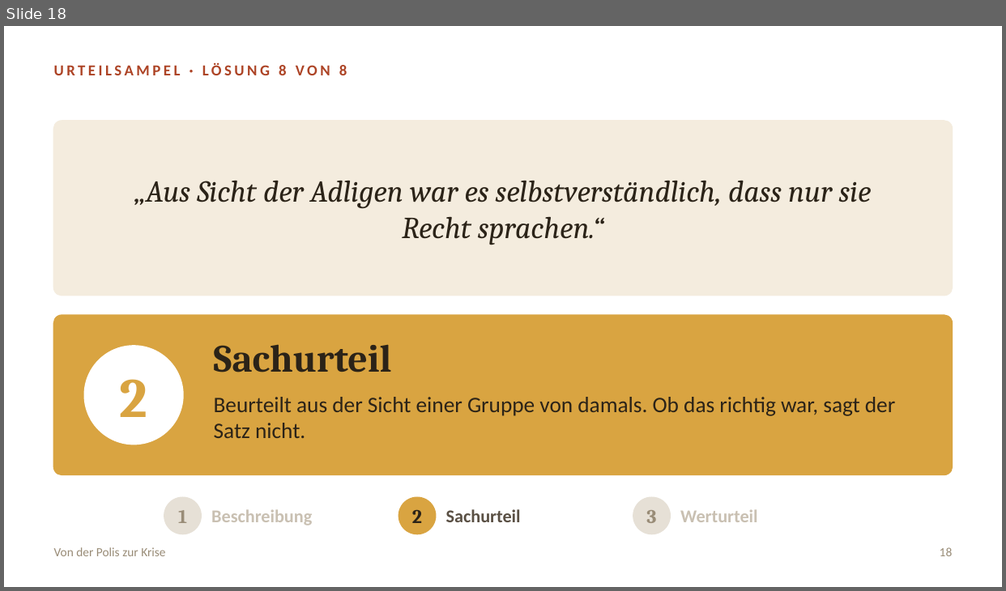
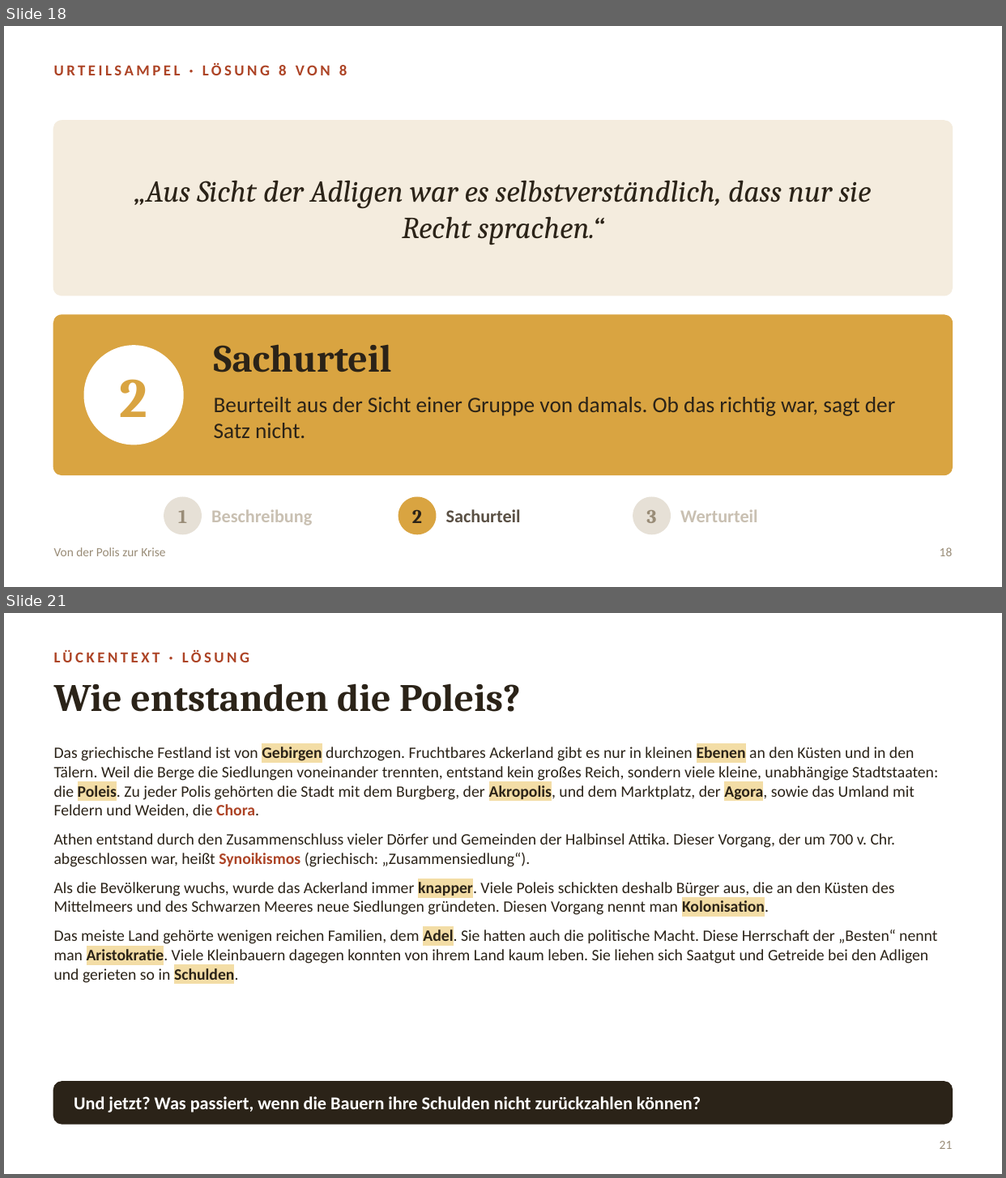
Before and after one commit to golzkonstantin-gif/Schule, a slide deck: Geschichte_11/Doppelstunde_Solon/Folien_Doppelstunde_Drakon_Solon.pptx. Shown one above the other, each under a label of ours: slide 18 before the commit, slides 18 and 21 after it; the slides between them are not shown. The pictures are 1006x591 and 1006x1178 pixels, drawn with LibreOffice and Linux fonts; fonts in the diff are those of the drawing. Boxes give left, top, right and bottom in pixels: in the first picture for what was removed or moved away, otherwise in the second. Text is boxed around its words. In the diff, an @@ line names an element or a change of style, - is before the commit and + after.

```diff
--- a/Geschichte_11/Doppelstunde_Solon/Folien_Doppelstunde_Drakon_Solon.pptx
+++ b/Geschichte_11/Doppelstunde_Solon/Folien_Doppelstunde_Drakon_Solon.pptx
@@ slide 21 added at box(4, 613, 1002, 1174), background #FFFFFF @@
@@ text added at box(54, 650, 249, 662), 11 pt, text #AD4426, bold @@
+LÜCKENTEXT · LÖSUNG
@@ text added at box(54, 683, 521, 712), 28 pt, text #2B2318, bold @@
+Wie entstanden die Poleis?
@@ text added at box(54, 747, 938, 984), 11.5 pt, text #2B2318 @@
+Das griechische Festland ist von Gebirgen durchzogen. Fruchtbares Ackerland gibt es nur in kleinen Ebenen an den Küsten und in den Tälern. Weil die Berge die Siedlungen voneinander trennten, entstand kein großes Reich, sondern viele kleine, unabhängige Stadtstaaten: die Poleis. Zu jeder Polis gehörten die Stadt mit dem Burgberg, der Akropolis, und dem Marktplatz, der Agora, sowie das Umland mit Feldern und Weiden, die Chora.
+Athen entstand durch den Zusammenschluss vieler Dörfer und Gemeinden der Halbinsel Attika. Dieser Vorgang, der um 700 v. Chr. abgeschlossen war, heißt Synoikismos (griechisch: „Zusammensiedlung“).
+Als die Bevölkerung wuchs, wurde das Ackerland immer knapper. Viele Poleis schickten deshalb Bürger aus, die an den Küsten des Mittelmeers und des Schwarzen Meeres neue Siedlungen gründeten. Diesen Vorgang nennt man Kolonisation.
+Das meiste Land gehörte wenigen reichen Familien, dem Adel. Sie hatten auch die politische Macht. Diese Herrschaft der „Besten“ nennt man Aristokratie. Viele Kleinbauern dagegen konnten von ihrem Land kaum leben. Sie liehen sich Saatgut und Getreide bei den Adligen und gerieten so in Schulden.
@@ rounded rectangle added at box(54, 1082, 952, 1124), fill #2B2318, outline #2B2318 1 pt @@
@@ text added at box(74, 1097, 701, 1113), 13 pt, text #FFFFFF, bold @@
+Und jetzt? Was passiert, wenn die Bauern ihre Schulden nicht zurückzahlen können?
@@ text added at box(940, 1141, 953, 1149), 9 pt, text #998C77 @@
+21
```
Also in this commit, not shown: 10 slides changed, 2 other slides added, 1 slide removed, 1 other file.
